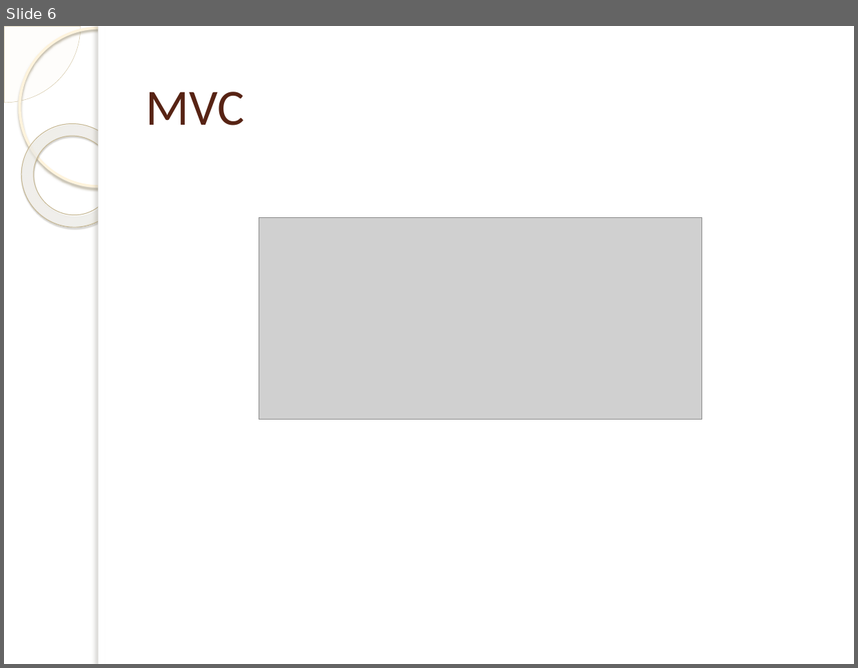
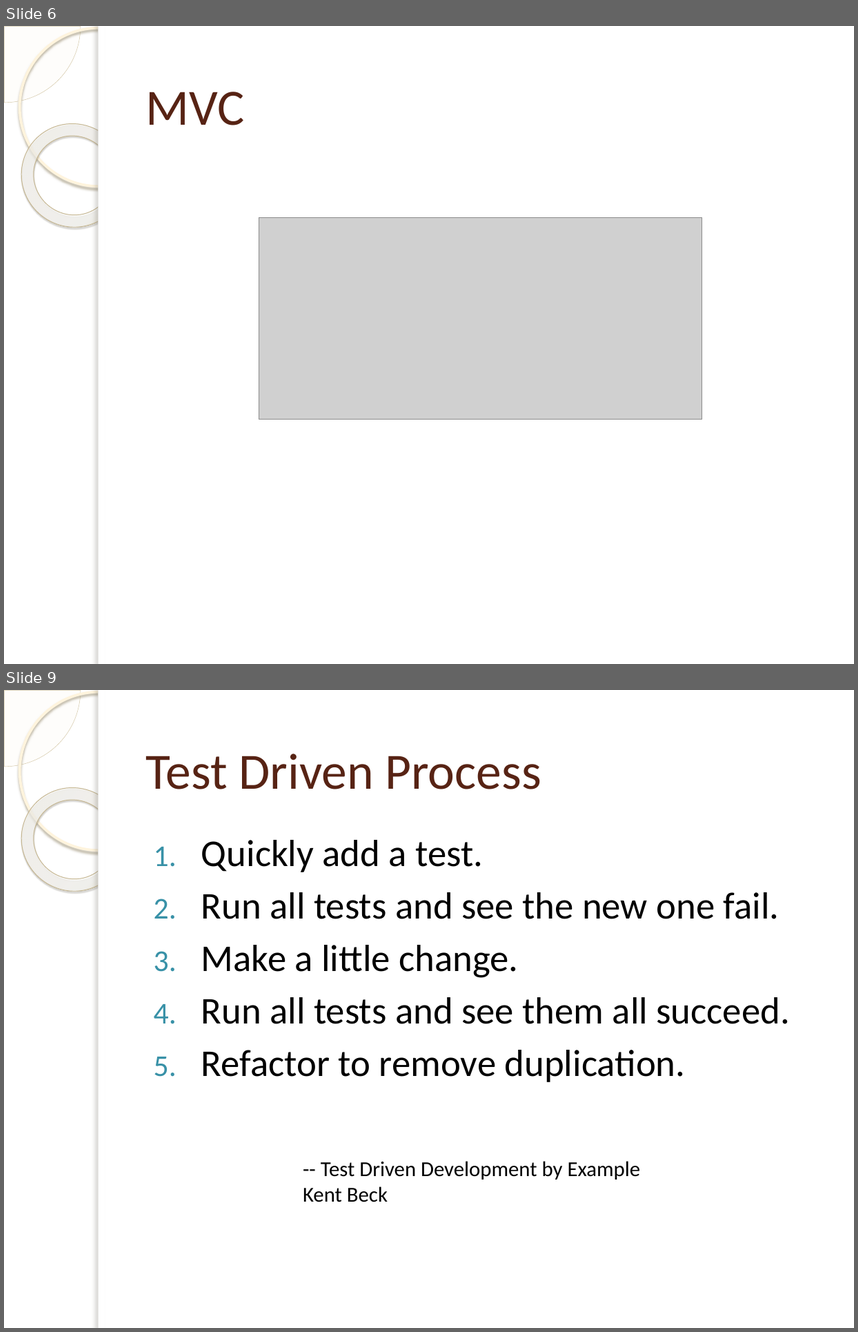
Before and after one commit to linus123/TDDWithMvc, a slide deck: TDDWithMVC.pptx. Shown one above the other, each under a label of ours: slide 6 before the commit, slides 6 and 9 after it; the slides between them are not shown. The pictures are 858x668 and 858x1332 pixels, drawn with LibreOffice and Linux fonts; fonts in the diff are those of the drawing; grey boxes stand for pictures; background and template pictures are left out. Boxes give left, top, right and bottom in pixels: in the first picture for what was removed or moved away, otherwise in the second. Text is boxed around its words. In the diff, an @@ line names an element or a change of style, - is before the commit and + after.

```diff
--- a/TDDWithMVC.pptx
+++ b/TDDWithMVC.pptx
@@ slide 9 added at <box>4,690,854,1328</box>, background picture (left out); not listed: 5 template elements that a slide beside it also shows @@
@@ title added at <box>146,753,542,789</box>, 43 pt, text #572314 @@
+Test Driven Process
@@ text added at <box>201,840,790,1082</box>, 32 pt, text #000000 @@
+1. Quickly add a test.
+2. Run all tests and see the new one fail.
+3. Make a little change.
+4. Run all tests and see them all succeed.
+5. Refactor to remove duplication.
@@ text added at <box>303,1161,641,1202</box>, 18 pt, text #000000 @@
+-- Test Driven Development by Example
+Kent Beck
```
Also in this commit, not shown: 2 slides changed, 7 other slides added, 1 other file.
